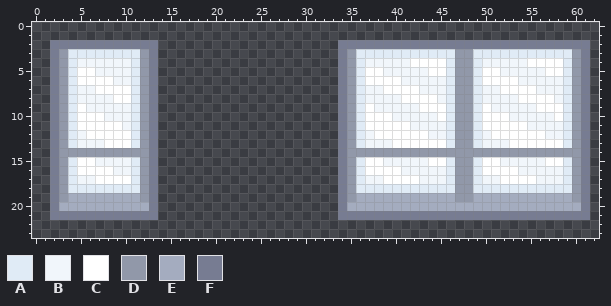
Edited in one commit: pixel-art file (Assets/Props/Window/Sprites/Window.aseprite). That is the earlier state.
64x32 pixels, 1 frame. Shown: x 0..62, y 0..23. The old version is drawn lined up with the new one.
Palette (. is transparent): A #e0ebf6  B #f1f6fb  C #ffffff  D #9198a9  E #a4acbf  F #777c92
New version:
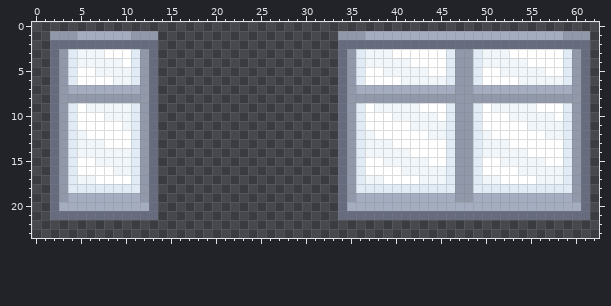
Difference:
whole drawing moved by +0,+1 (the old picture is shown already moved)
colour F: #777c92 -> #676b7e
y 1: x 2..13 ............ -> DDDEEEEEEDDD; x 34..61 ............................ -> DDDEEEEEEEEEEEEEEEEEEEEEEDDD
y 3: x 5..10 AAAAAA -> BBBCCC; x 37..45 AAAAAAAAA -> BBBCCCCCC; x 50..58 AAAAAAAAA -> BBBCCCCCC
y 4: x 10 B -> C
y 7: x 4..11 ABBCCCCA -> EEEEEEEE; x 36..46 ABBCCCCBBBA -> EEEEEEEEEEE; x 49..59 ABBCCCCBBBA -> EEEEEEEEEEE
y 8: x 4..11 ABBBBCCA -> DDDDDDDD; x 36..46 ABBBBCCCCBA -> DDDDDDDDDDD; x 49..59 ABBBBCCCCBA -> DDDDDDDDDDD
y 14: x 4..11 DDDDDDDD -> ABBBBBBA; x 36..46 DDDDDDDDDDD -> ABBBBBCCCCA; x 49..59 DDDDDDDDDDD -> ABBBBBCCCCA
Where, in picture pixels (left, top, right, bottom), the same in both pictures:
changed: (50, 31, 158, 220)
changed: (338, 31, 590, 220)
